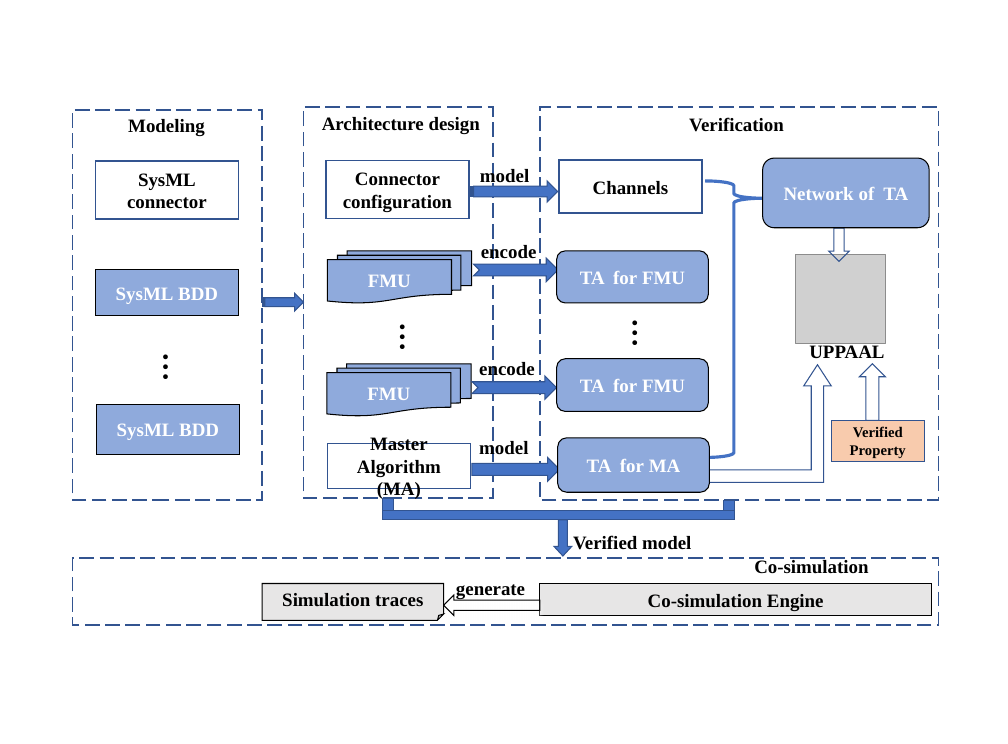
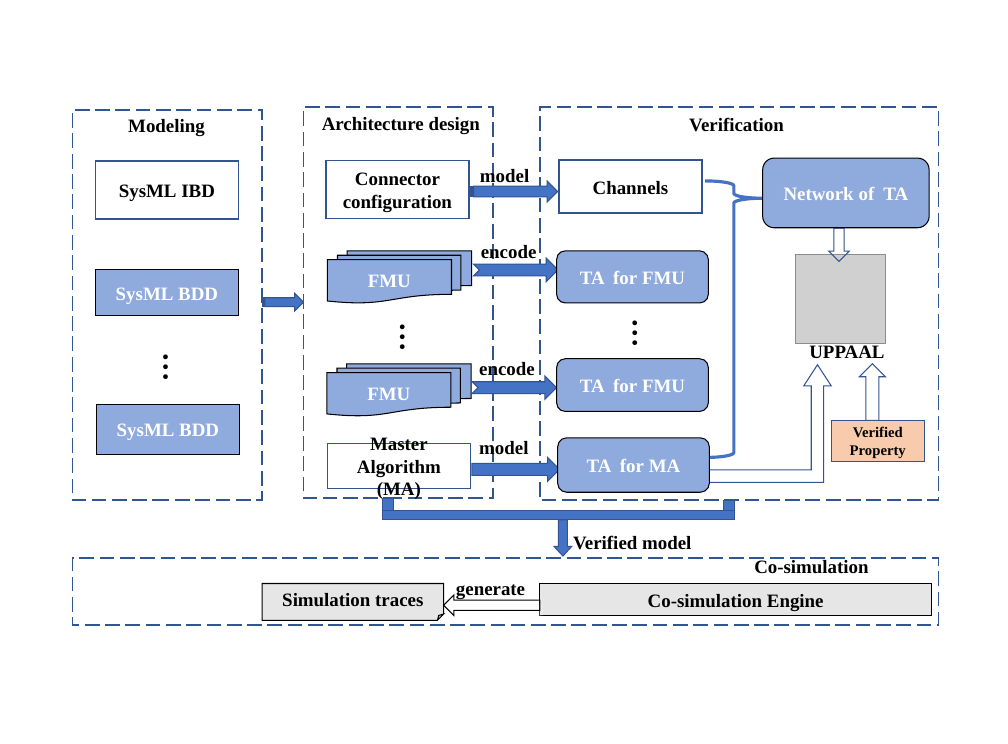
Before and after one commit to jiangkaiqiang/Paper, a slide deck: slide 3 of 2018JKQ毕业论文/file/framework.pptx. Drawn at 1008x744 pixels with LibreOffice and Linux fonts; fonts in the diff are those of the drawing; grey boxes stand for pictures. Boxes give left, top, right and bottom in pixels: in the first picture for what was removed or moved away, otherwise in the second. Text is boxed around its words. In the diff, an @@ line names an element or a change of style, - is before the commit and + after.

```diff
--- a/2018JKQ毕业论文/file/framework.pptx
+++ b/2018JKQ毕业论文/file/framework.pptx
@@ text in rectangle at (119, 184, 215, 201): text changed @@
-SysML connector
+SysML IBD
```
Also in this commit, not shown: 12 other files.
